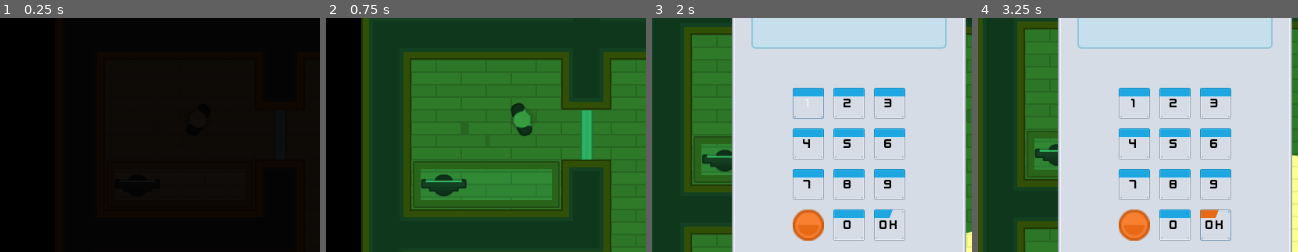
Above: before the commit, frames 1-4 (left to right).
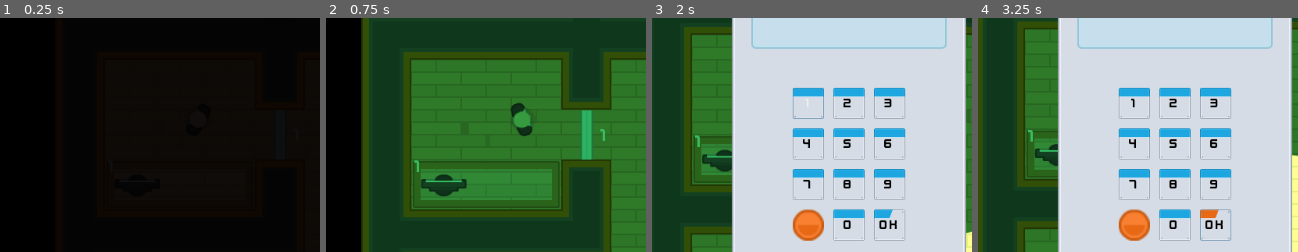
Above: after the commit, the same moments.

Repository: alexandrepeluchi/godot-udemy
Game: Godot game, scene res://Levels/Level1.tscn
The game is run twice, just before and just after one commit, with the same random seed, the same clock (stepped at 60 frames per second) and the same inputs.
Inputs (mouse positions are % of the whole screen's width and height, from its top left):
- Up to frame 1 (0.25 s): no input
- Up to frame 2 (0.75 s): tap Enter at 0.5 s; move the mouse to (74, 32) at 0.52 s; hold D (move_right) from 0.53 s (still down); hold Space (toggle_vision_mode) from 0.53 s (still down); click (74, 32) at 0.67 s
- Up to frame 3 (2 s): move the mouse to (40, 52) at 1.27 s; release D (move_right) at 1.28 s; release Space (toggle_vision_mode) at 1.28 s; hold S (move_down) from 1.28 s (still down); tap Space (toggle_vision_mode) at 1.35 s; click (40, 52) at 1.42 s
- Up to frame 4 (3.25 s): release S (move_down) at 2 s; click "5" at 2 s; click "Ok" at 2.75 s
The pictures show only the part of the screen within x 7-57%, y 28-78%; the shares and areas given below are measured in that part.

The runs differ from the first frame. In frame 2, less than 0.1% of the frame differs, in the area x 27-88%, y 47-66%; in frame 3, less than 0.1%; in frame 4, less than 0.1%.
Error in both runs: Invalid get index '0' (on base: 'Array'). (res://Characters/NPCs/Guard.gd:26)

Commit message:
Exibição em um label do número que relaciona o computador com a porta com senha

Diff:
--- a/Heist Meisters/Computer/Computer.gd
+++ b/Heist Meisters/Computer/Computer.gd
@@ -12,6 +12,8 @@
 func _ready():
 	generate_combination()
 	emit_signal("combination", combination, lock_group)
+	$Label.rect_rotation = -rotation_degrees
+	$Label.text = lock_group
 
 func generate_combination():
 	combination = CombinationGenerator.generate_combination(combination_length)
--- a/Heist Meisters/Computer/Computer.tscn
+++ b/Heist Meisters/Computer/Computer.tscn
@@ -1,9 +1,10 @@
-[gd_scene load_steps=6 format=2]
+[gd_scene load_steps=7 format=2]
 
 [ext_resource path="res://GFX/PNG/Tiles/tile_537.png" type="Texture" id=1]
 [ext_resource path="res://Computer/Computer.gd" type="Script" id=2]
 [ext_resource path="res://Computer/ComputerPopup.tscn" type="PackedScene" id=3]
 [ext_resource path="res://GFX/PNG/Tiles/tile_519.png" type="Texture" id=4]
+[ext_resource path="res://Interface/Theme.tres" type="Theme" id=5]
 
 [sub_resource type="RectangleShape2D" id=1]
 extents = Vector2( 48, 32 )
@@ -32,6 +33,17 @@
 rotation = 1.5708
 enabled = false
 texture = ExtResource( 4 )
+
+[node name="Label" type="Label" parent="."]
+margin_left = 38.0
+margin_top = -38.0
+margin_right = 118.0
+margin_bottom = -11.0
+theme = ExtResource( 5 )
+text = "Test"
+__meta__ = {
+"_edit_use_anchors_": false
+}
 [connection signal="body_entered" from="Area2D" to="." method="_on_Area2D_body_entered"]
 [connection signal="body_exited" from="Area2D" to="." method="_on_Area2D_body_exited"]
 [connection signal="input_event" from="Area2D" to="." method="_on_Area2D_input_event"]
--- a/Heist Meisters/Doors/LockedDoor.gd
+++ b/Heist Meisters/Doors/LockedDoor.gd
@@ -1,7 +1,7 @@
 extends "res://Doors/Door.gd"
 
 func _ready() -> void:
-	generate_combination()
+	$Label.rect_rotation = -rotation_degrees
 
 func _on_Door_input_event(viewport, event, shape_idx):
 	if Input.is_mouse_button_pressed(BUTTON_LEFT) and can_click:
@@ -16,11 +16,6 @@
 	open()
 	$CanvasLayer/Numpad.hide()
 
-func generate_combination():
-	var length: int = 4
-	var combination = CombinationGenerator.generate_combination(length)
-	print(combination)
-	$CanvasLayer/Numpad.combination = combination
-
 func _on_Computer_combination(combination, lock_group):
 	$CanvasLayer/Numpad.combination = combination
+	$Label.text = lock_group
--- a/Heist Meisters/Doors/LockedDoor.tscn
+++ b/Heist Meisters/Doors/LockedDoor.tscn
@@ -1,9 +1,10 @@
-[gd_scene load_steps=5 format=2]
+[gd_scene load_steps=6 format=2]
 
 [ext_resource path="res://Doors/Door.tscn" type="PackedScene" id=1]
 [ext_resource path="res://GFX/PNG/Tiles/tile_463.png" type="Texture" id=2]
 [ext_resource path="res://Interface/Numpad.tscn" type="PackedScene" id=3]
 [ext_resource path="res://Doors/LockedDoor.gd" type="Script" id=4]
+[ext_resource path="res://Interface/Theme.tres" type="Theme" id=5]
 
 [node name="LockedDoor" instance=ExtResource( 1 )]
 script = ExtResource( 4 )
@@ -15,4 +16,15 @@
 
 [node name="Numpad" parent="CanvasLayer" index="0" instance=ExtResource( 3 )]
 visible = false
+
+[node name="Label" type="Label" parent="." index="5"]
+margin_left = -13.7567
+margin_top = -17.7573
+margin_right = 66.2433
+margin_bottom = 9.24268
+theme = ExtResource( 5 )
+text = "Test"
+__meta__ = {
+"_edit_use_anchors_": false
+}
 [connection signal="combination_correct" from="CanvasLayer/Numpad" to="." method="_on_Numpad_combination_correct"]
